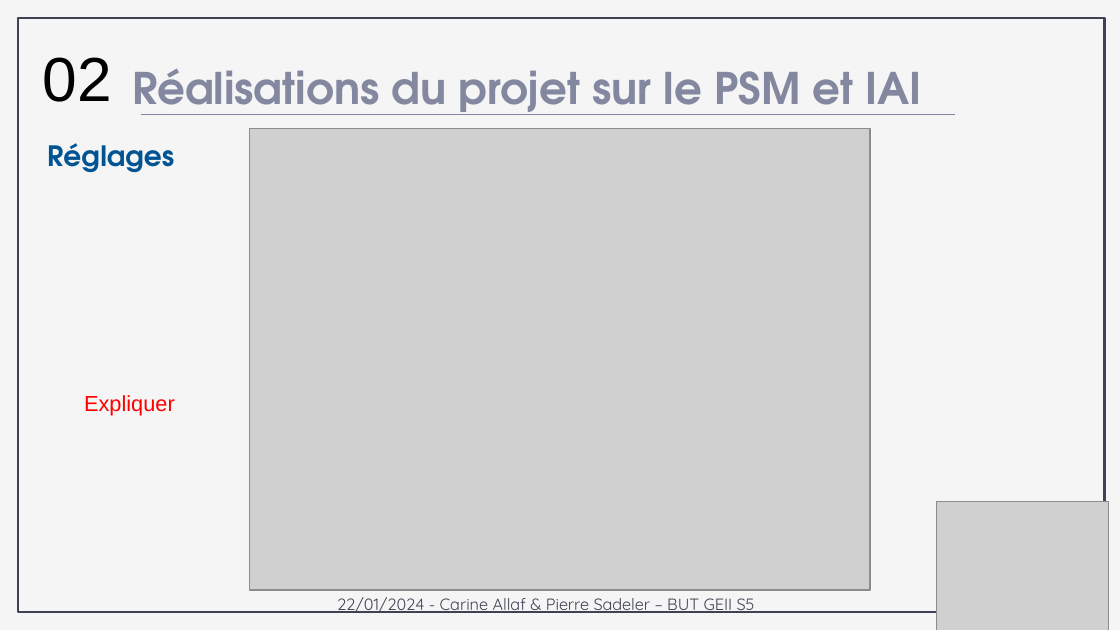
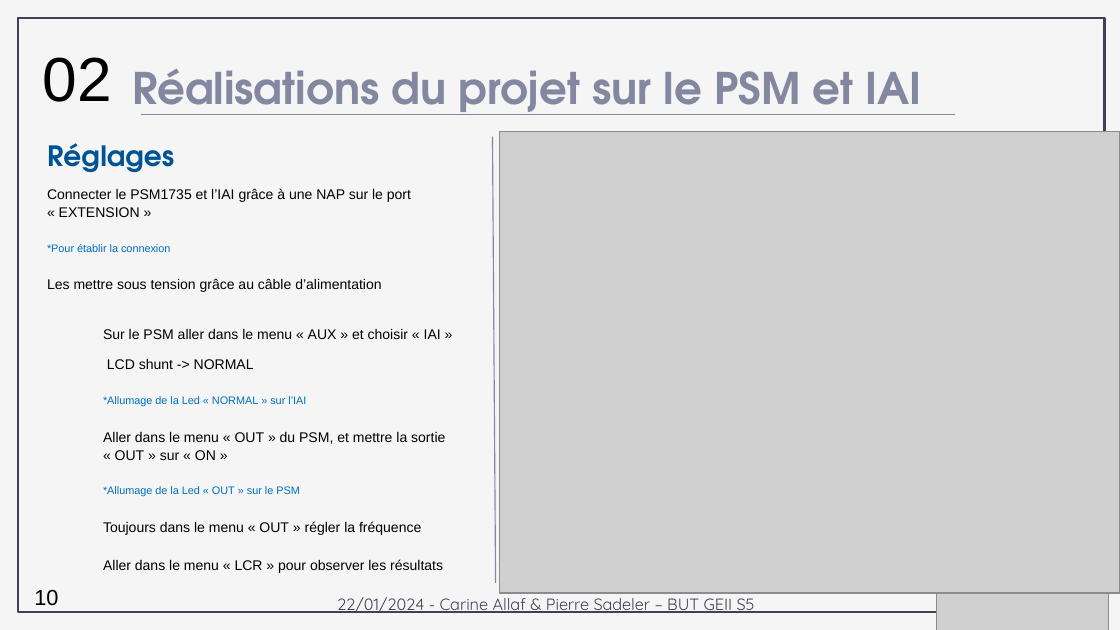
Before and after one commit to psadelerge1/mesures_sans_contact_obj_met, a slide deck: slide 10 of word/PP_Allaf_Sadeler.pptx. Drawn at 1120x630 pixels with LibreOffice and Linux fonts; fonts in the diff are those of the drawing; grey boxes stand for pictures. Boxes give left, top, right and bottom in pixels: in the first picture for what was removed or moved away, otherwise in the second. Text is boxed around its words. In the diff, an @@ line names an element or a change of style, - is before the commit and + after.

```diff
--- a/word/PP_Allaf_Sadeler.pptx
+++ b/word/PP_Allaf_Sadeler.pptx
@@ line added from (493, 137) to (496, 584), #8388A0 0.75 pt @@
@@ picture: place and size @@
-picture at bbox=[250, 129, 870, 590]
+picture at bbox=[500, 132, 1120, 594]
@@ text added at bbox=[47, 188, 445, 573], 9 pt, text #000000 @@
+Connecter le PSM1735 et l’IAI grâce à une NAP sur le port « EXTENSION »
+*Pour établir la connexion
+Les mettre sous tension grâce au câble d’alimentation
+Sur le PSM aller dans le menu « AUX » et choisir « IAI »
+LCD shunt -> NORMAL
+*Allumage de la Led « NORMAL » sur l’IAI
+Aller dans le menu « OUT » du PSM, et mettre la sortie « OUT » sur « ON »
+*Allumage de la Led « OUT » sur le PSM
+Toujours dans le menu « OUT » régler la fréquence
+Aller dans le menu « LCR » pour observer les résultats
@@ text removed at bbox=[84, 395, 175, 416] @@
-Expliquer
@@ text added at bbox=[34, 589, 58, 606], 14 pt, text #000000 @@
+10
```
Also in this commit, not shown: 13 other slides changed, 1 other file.
